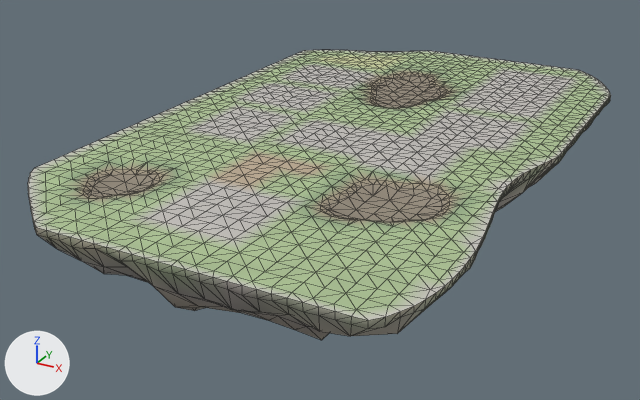
One commit to the glTF model godot_project/remake/sky/islands/SKY-057.rock.glb: the scene before it, then after it.
Camera for both pictures: a 50 mm camera at (96.9, -192.9, 74.3) aimed at (-7.6, -2.9, -20.7). Lighting does not change. The marker at lower left points along +X, +Y and +Z. The picture after the commit comes second. Mesh edges are drawn as thin lines.

In view in the first picture: 'deck-col', 'rock'.
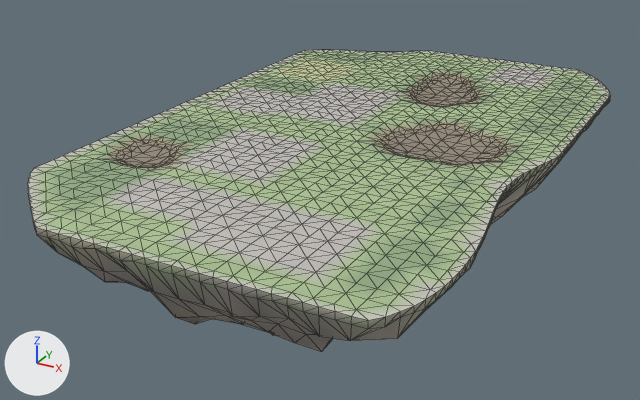
Pixel boxes (x1, y1, x2, y2) of what changed, in the pictures (640 x 400 px; the box of a moved part takes in the faces that stretch with it):
'rock', rescaled
    before: (29, 95, 611, 340)
    after: (29, 95, 611, 351)
part 1 of me_deck_col, moved or reshaped
    before: (305, 68, 524, 230)
    after: (312, 70, 524, 226)
part 2 of me_deck_col, moved or reshaped
    before: (60, 131, 192, 206)
    after: (60, 131, 196, 206)
part 3 of me_deck_col, recoloured
    both: (50, 52, 594, 295)
part 4 of me_rock, moved or reshaped (mostly hidden)
    before: (42, 146, 571, 340)
    after: (41, 146, 572, 351)

Patch to the scene script:
```diff
--- a/godot_project/remake/sky/islands/SKY-057.rock.glb.py
+++ b/godot_project/remake/sky/islands/SKY-057.rock.glb.py
@@ me_deck_col @@
 # used by ob_deck_col; location = (0.0, 0.0, 0.0)
-me_deck_col.from_pydata(...)  # 1312 vertices, 2457 faces; spans x -50.0..52.0, y -82.0..84.0, z -2.0..0.0
+me_deck_col.from_pydata(...)  # 1311 vertices, 2455 faces; spans x -50.0..52.0, y -82.0..84.0, z -2.0..0.0
+# me_deck_col part 1: 53 vertices moved from x -10.0..38.0, y -47.0..57.0, z -2.0..0.0 to x -6.0..40.0, y -44.0..59.0, z -2.0..0.0; 209 vertices removed from x -14.0..40.0, y -49.0..57.0, z -2.0..0.0; 208 vertices added at x -14.0..40.0, y -48.0..60.0, z -2.0..0.0
+# me_deck_col part 2: 11 vertices moved from x -42.0..-21.0, y -57.0..-36.0, z -1.0..0.0 to x -42.0..-26.0, y -48.0..-31.0, z -2.0..0.0; 60 vertices removed from x -42.0..-21.0, y -66.0..-32.0, z -2.0..0.0; 60 vertices added at x -42.0..-22.0, y -64.0..-30.0, z -2.0..0.0
+# me_deck_col part 3: 718 kept faces spanning x -50.0..50.0, y -76.0..80.0, z -2.0..0.0 get new vertex colours
 me_deck_col.materials.append(mat_sky_deck)
@@ me_rock @@
 # used by ob_rock; location = (0.0, 0.0, 0.0)
-me_rock.from_pydata(...)  # 737 vertices, 1307 faces; spans x -50.0..52.0, y -82.0..84.0, z -39.0..0.0
+me_rock.from_pydata(...)  # 737 vertices, 1307 faces; spans x -50.0..52.0, y -82.0..84.0, z -46.0..0.0
+# me_rock part 4: the whole mesh is scaled about the mesh origin by (1, 1, 1.17)
 me_rock.materials.append(mat_sky_rock)
```
